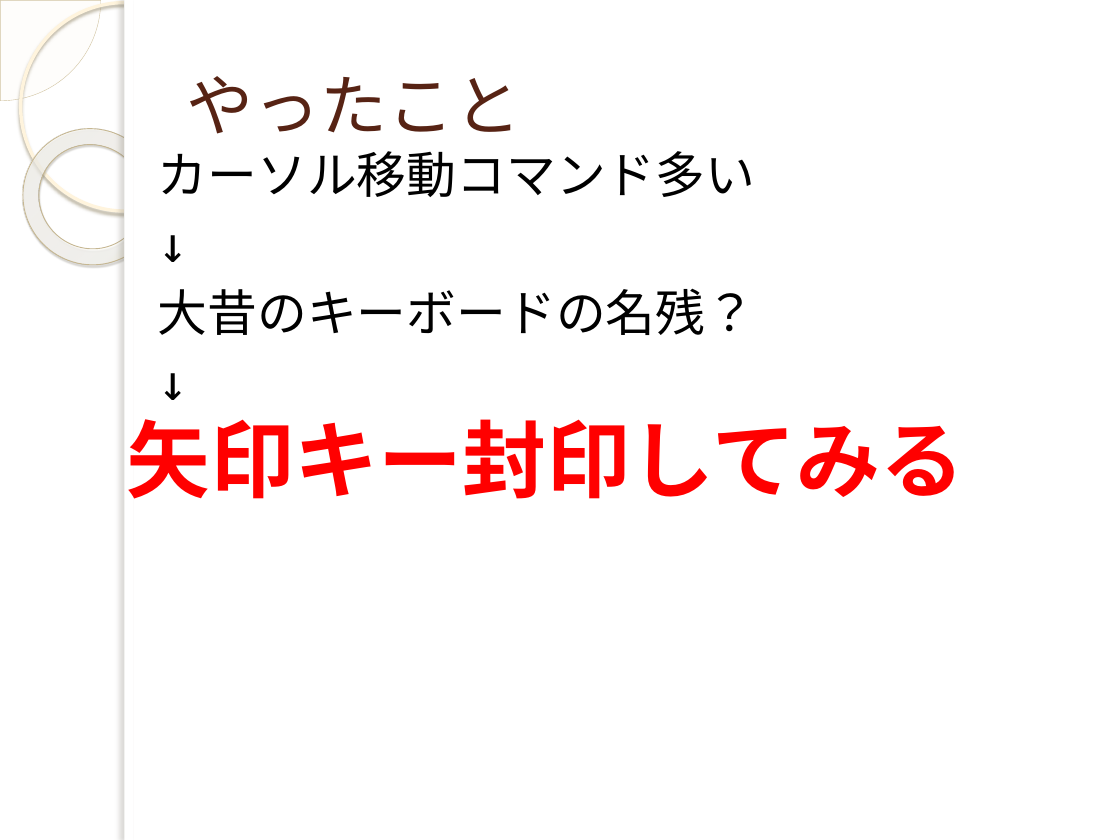
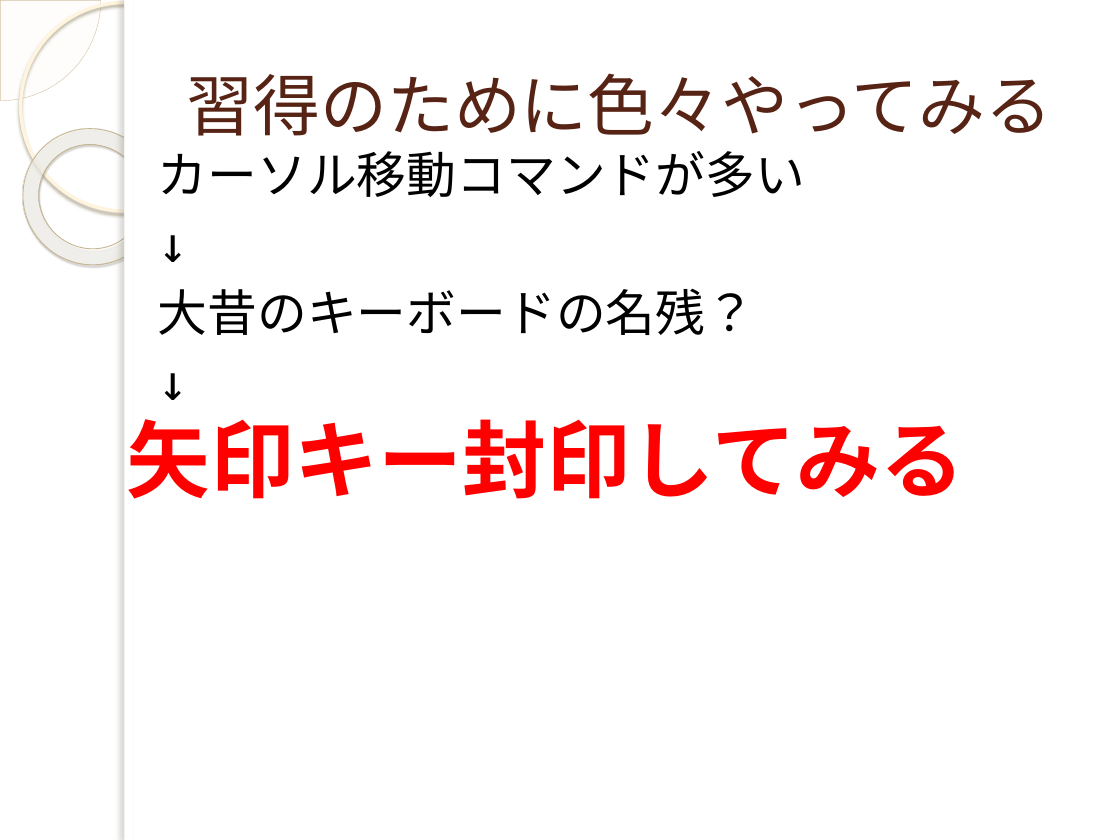
Before and after one commit to yuridonus/FEstudy, a slide deck: slide 21 of vimmer.pptx (slide 20 before the commit). Drawn at 1120x840 pixels with LibreOffice and Linux fonts; fonts in the diff are those of the drawing; background and template pictures are left out. Boxes give left, top, right and bottom in pixels: in the first picture for what was removed or moved away, otherwise in the second. Text is boxed around its words. In the diff, an @@ line names an element or a change of style, - is before the commit and + after.

```diff
--- a/vimmer.pptx
+++ b/vimmer.pptx
@@ title at bbox=[187, 73, 1052, 136]: text changed @@
-やったこと
+習得のために色々やってみる
@@ text at bbox=[158, 151, 805, 197]: text changed @@
-カーソル移動コマンド多い
+カーソル移動コマンドが多い
```
Also in this commit, not shown: 13 other slides changed, 9 slides added, 9 slides removed.
